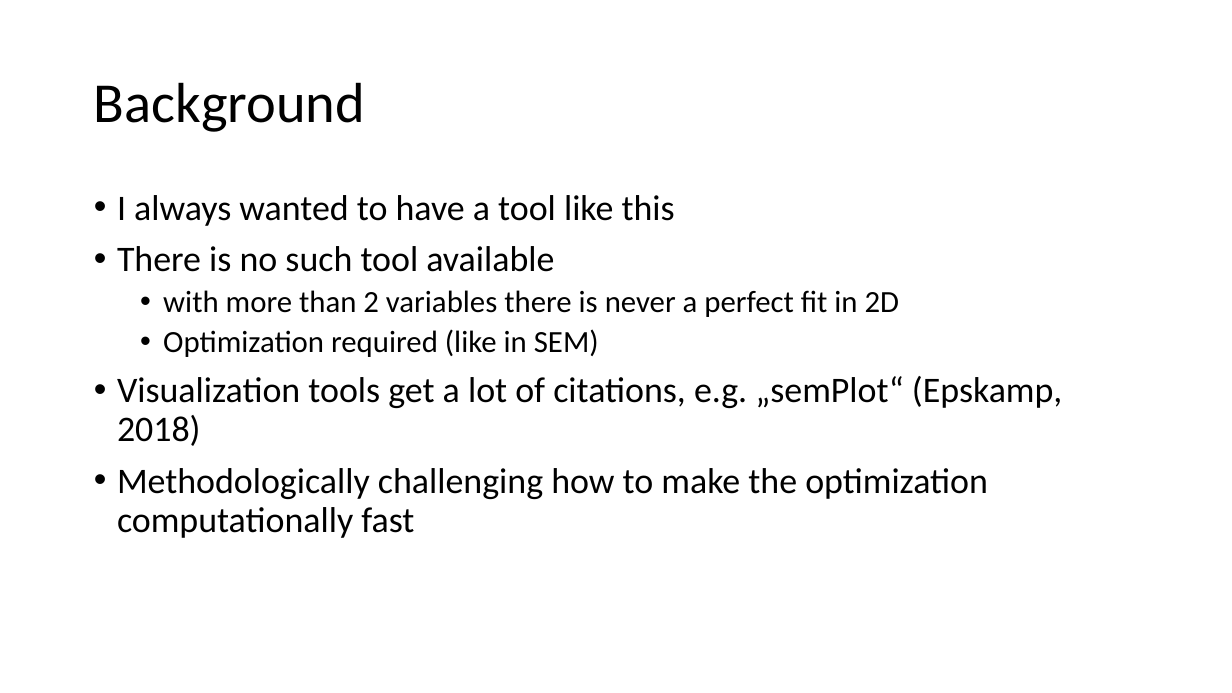
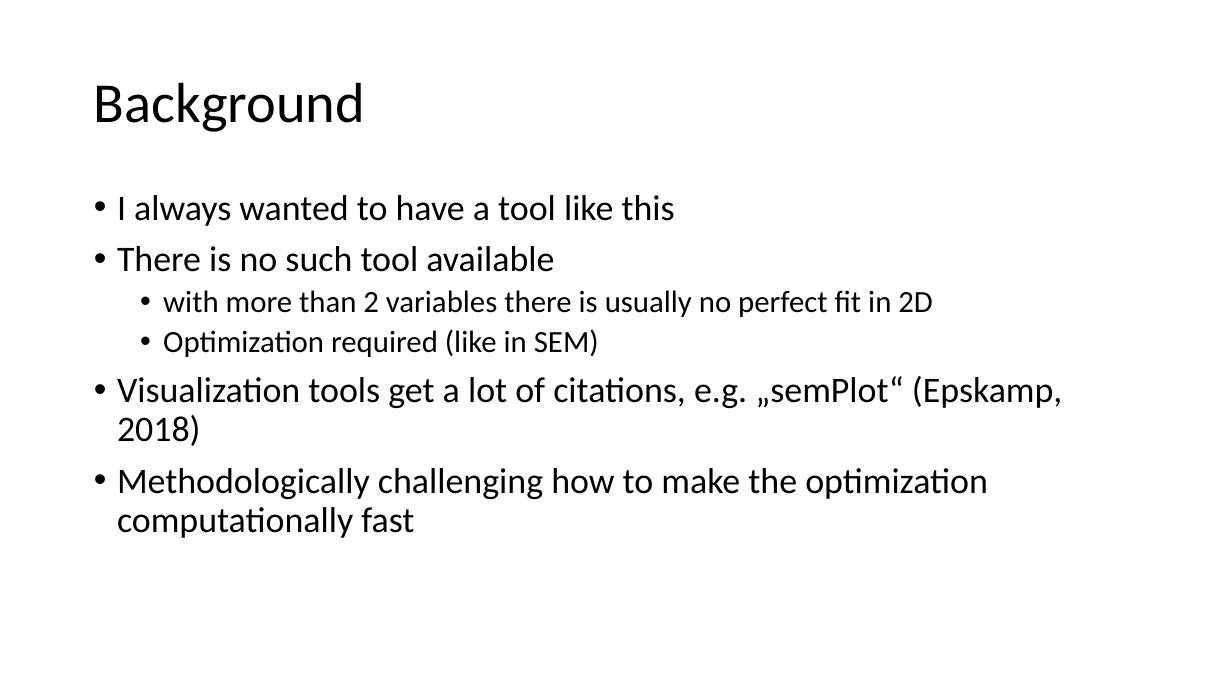
Before and after one commit to mhsteppan/cor2Venn, a slide deck: slide 2 of präsentation D block.pptx. Drawn at 1232x693 pixels with LibreOffice and Linux fonts; fonts in the diff are those of the drawing. Boxes give left, top, right and bottom in pixels: in the first picture for what was removed or moved away, otherwise in the second. Text is boxed around its words. In the diff, an @@ line names an element or a change of style, - is before the commit and + after.

```diff
--- a/präsentation D block.pptx
+++ b/präsentation D block.pptx
@@ text at [163,290,933,317]: text changed @@
-  • with more than 2 variables there is never a perfect fit in 2D
+  • with more than 2 variables there is usually no perfect fit in 2D
```
Also in this commit, not shown: 1 other slide changed.
